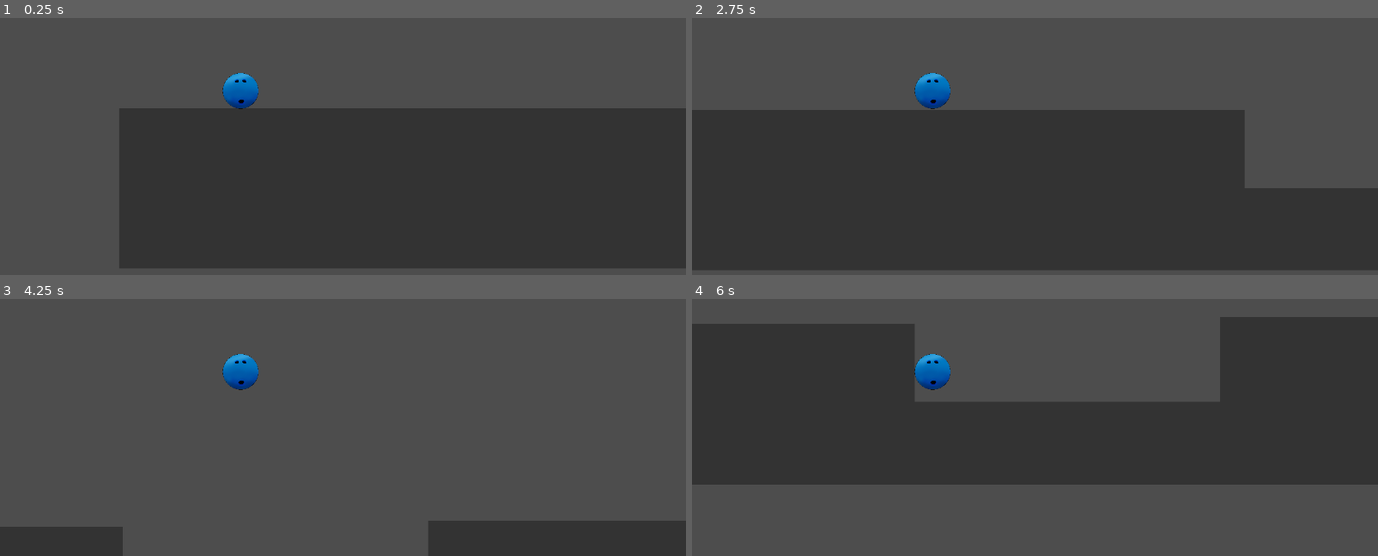
Above: before the commit, frames 1-4 (two rows, left to right).
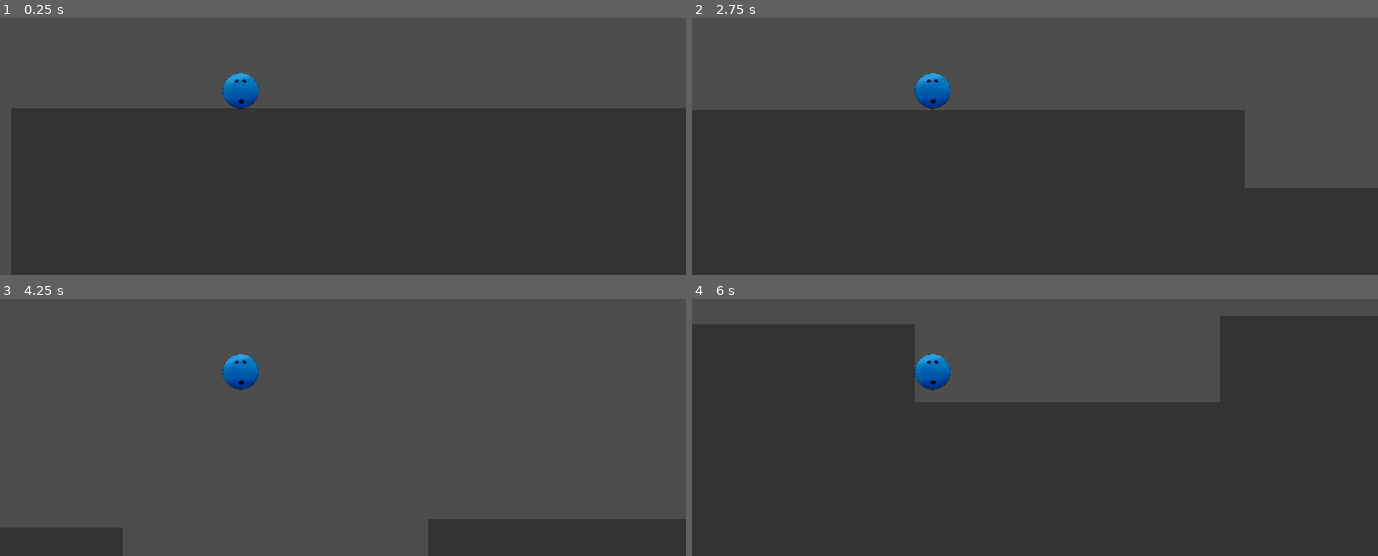
Above: after the commit, the same moments.

Repository: untitledfish/BowlingGame
Game: Godot game, scene res://Level_2.tscn
The game is run twice, just before and just after one commit, with the same random seed, the same clock (stepped at 60 frames per second) and the same inputs. This scene is started directly instead of the project's main scene.
Inputs:
- Up to frame 1 (0.25 s): no input
- Up to frame 2 (2.75 s): tap Enter at 0.5 s; hold Shift (Run) 0.53-1.28 s; hold Right (ui_right) 0.53-2.03 s; tap Space at 0.77, 1.52 s; tap Ctrl at 1.35 s; hold Left (ui_left) from 2.03 s (still down); hold Shift (Run) from 2.03 s (still down)
- Up to frame 3 (4.25 s): release Left (ui_left) at 2.78 s; release Shift (Run) at 2.78 s; hold Right (ui_right) from 2.78 s (still down); tap Ctrl at 2.85 s; tap Space at 3.02, 3.77 s; hold Shift (Run) from 3.53 s (still down)
- Up to frame 4 (6 s): release Right (ui_right) at 4.28 s; release Shift (Run) at 4.28 s; hold Left (ui_left) 4.28-5.03 s; tap Ctrl at 4.35, 5.85 s; tap Space at 4.52 s; hold Right (ui_right) 5.03-5.78 s; hold Shift (Run) 5.03-5.78 s; hold Left (ui_left) from 5.78 s (still down)

The runs differ from the first frame. In frame 1, 12% of the frame differs, in the area x 1-100%, y 35-100%; in frame 2, 1.7%; in frame 3, 0.3%; in frame 4, 28%, in the area x 0-100%, y 6-100%.

Commit message:
made levels 1-3

Diff:
--- a/Level_2.tscn
+++ b/Level_2.tscn
@@ -1,64 +1,73 @@
-[gd_scene load_steps=22 format=3 uid="uid://c5fufj8vqnoau"]
+[gd_scene load_steps=25 format=3 uid="uid://c5fufj8vqnoau"]
 
 [ext_resource type="Texture2D" uid="uid://dip7a6mbwjyc" path="res://Sprites/Maps/Screenshot 2025-04-14 191207.png" id="1_h76c5"]
-[ext_resource type="PackedScene" uid="uid://cdanb0gsgn06m" path="res://Scenes/Characters/MainCharacter.tscn" id="2_872pc"]
+[ext_resource type="PackedScene" uid="uid://c4dkyqmf0fbgb" path="res://Scenes/Characters/MainCharacter.tscn" id="2_872pc"]
 
 [sub_resource type="RectangleShape2D" id="RectangleShape2D_xurv4"]
 size = Vector2(1156, 114.5)
 
 [sub_resource type="RectangleShape2D" id="RectangleShape2D_dah5a"]
-size = Vector2(6585, 93)
+size = Vector2(6587.5, 355)
 
 [sub_resource type="RectangleShape2D" id="RectangleShape2D_87rbs"]
-size = Vector2(1000.38, 149.75)
+size = Vector2(1000.38, 157.875)
 
 [sub_resource type="RectangleShape2D" id="RectangleShape2D_06ec3"]
-size = Vector2(808, 148.5)
+size = Vector2(821, 151.25)
 
 [sub_resource type="RectangleShape2D" id="RectangleShape2D_jyvka"]
 size = Vector2(848.25, 169.75)
 
 [sub_resource type="RectangleShape2D" id="RectangleShape2D_mcirt"]
-size = Vector2(293, 532.5)
+size = Vector2(304, 525.5)
 
 [sub_resource type="RectangleShape2D" id="RectangleShape2D_ubbka"]
 size = Vector2(264, 742.75)
 
 [sub_resource type="RectangleShape2D" id="RectangleShape2D_kj3va"]
-size = Vector2(712.75, 130)
+size = Vector2(712.75, 133)
 
 [sub_resource type="RectangleShape2D" id="RectangleShape2D_ameri"]
-size = Vector2(681.5, 186)
+size = Vector2(718, 187)
 
 [sub_resource type="RectangleShape2D" id="RectangleShape2D_i4hqb"]
-size = Vector2(1721, 152)
+size = Vector2(1721, 243)
 
 [sub_resource type="RectangleShape2D" id="RectangleShape2D_fpk4q"]
-size = Vector2(5006, 980.5)
+size = Vector2(5000, 748)
 
 [sub_resource type="RectangleShape2D" id="RectangleShape2D_g1smg"]
-size = Vector2(840.25, 141)
+size = Vector2(840.25, 233)
 
 [sub_resource type="RectangleShape2D" id="RectangleShape2D_7agol"]
-size = Vector2(1815.25, 234.75)
+size = Vector2(1798.63, 244.375)
 
 [sub_resource type="RectangleShape2D" id="RectangleShape2D_bnnp4"]
-size = Vector2(5523, 419)
+size = Vector2(5517, 615.5)
 
 [sub_resource type="RectangleShape2D" id="RectangleShape2D_a1511"]
-size = Vector2(1697, 728.5)
+size = Vector2(1693, 731)
 
 [sub_resource type="RectangleShape2D" id="RectangleShape2D_bq33c"]
-size = Vector2(560.5, 232)
+size = Vector2(560.5, 231)
 
 [sub_resource type="RectangleShape2D" id="RectangleShape2D_s8vvl"]
-size = Vector2(717, 776)
+size = Vector2(775.5, 491)
 
 [sub_resource type="RectangleShape2D" id="RectangleShape2D_n5waq"]
 size = Vector2(3406, 292.5)
 
 [sub_resource type="RectangleShape2D" id="RectangleShape2D_pmih2"]
-size = Vector2(978, 846.75)
+size = Vector2(1257, 552)
+
+[sub_resource type="RectangleShape2D" id="RectangleShape2D_g6qhm"]
+size = Vector2(1382, 238)
+
+[sub_resource type="RectangleShape2D" id="RectangleShape2D_l1y61"]
+size = Vector2(188, 3549.25)
+
+[sub_resource type="RectangleShape2D" id="RectangleShape2D_scuhr"]
+size = Vector2(164, 3721)
 
 [node name="Level 2" type="Node2D"]
 
@@ -69,19 +78,19 @@
 shape = SubResource("RectangleShape2D_xurv4")
 
 [node name="Sprite2D" type="Sprite2D" parent="StaticBody2D"]
-position = Vector2(572, 448)
-scale = Vector2(9.4918, 0.555439)
+position = Vector2(572, 448.188)
+scale = Vector2(9.4918, 0.55387)
 texture = ExtResource("1_h76c5")
 
 [node name="StaticBody2D2" type="StaticBody2D" parent="."]
 
 [node name="CollisionShape2D" type="CollisionShape2D" parent="StaticBody2D2"]
-position = Vector2(3290.5, 562.5)
+position = Vector2(3288.25, 689.5)
 shape = SubResource("RectangleShape2D_dah5a")
 
 [node name="Sprite2D" type="Sprite2D" parent="StaticBody2D2"]
-position = Vector2(3288.5, 581.875)
-scale = Vector2(54.0246, 0.578452)
+position = Vector2(3288, 691.5)
+scale = Vector2(54.0164, 1.49372)
 texture = ExtResource("1_h76c5")
 
 [node name="MainCharacter" parent="." instance=ExtResource("2_872pc")]
@@ -90,23 +99,23 @@
 [node name="StaticBody2D3" type="StaticBody2D" parent="."]
 
 [node name="CollisionShape2D" type="CollisionShape2D" parent="StaticBody2D3"]
-position = Vector2(2167.81, 450)
+position = Vector2(2167.81, 445.938)
 shape = SubResource("RectangleShape2D_87rbs")
 
 [node name="Sprite2D" type="Sprite2D" parent="StaticBody2D3"]
-position = Vector2(2168, 449)
-scale = Vector2(8.26229, 0.654812)
+position = Vector2(2168, 447.625)
+scale = Vector2(8.26229, 0.666318)
 texture = ExtResource("1_h76c5")
 
 [node name="StaticBody2D4" type="StaticBody2D" parent="."]
 
 [node name="CollisionShape2D" type="CollisionShape2D" parent="StaticBody2D4"]
-position = Vector2(3563, 447)
+position = Vector2(3569.5, 445.625)
 shape = SubResource("RectangleShape2D_06ec3")
 
 [node name="Sprite2D" type="Sprite2D" parent="StaticBody2D4"]
-position = Vector2(3569, 444)
-scale = Vector2(6.75, 0.649582)
+position = Vector2(3569, 445.813)
+scale = Vector2(6.75, 0.634414)
 texture = ExtResource("1_h76c5")
 
 [node name="StaticBody2D5" type="StaticBody2D" parent="."]
@@ -117,20 +126,20 @@
 shape = SubResource("RectangleShape2D_jyvka")
 
 [node name="Sprite2D" type="Sprite2D" parent="StaticBody2D5"]
-position = Vector2(4442, 491)
-scale = Vector2(6.97541, 0.915272)
+position = Vector2(4442, 496.688)
+scale = Vector2(6.97541, 0.867678)
 texture = ExtResource("1_h76c5")
 
 [node name="StaticBody2D6" type="StaticBody2D" parent="."]
 position = Vector2(3360, -475)
 
 [node name="CollisionShape2D" type="CollisionShape2D" parent="StaticBody2D6"]
-position = Vector2(2110.5, 850.25)
+position = Vector2(2108, 853.75)
 shape = SubResource("RectangleShape2D_mcirt")
 
 [node name="Sprite2D" type="Sprite2D" parent="StaticBody2D6"]
-position = Vector2(2108.56, 848.469)
-scale = Vector2(2.51742, 2.23823)
+position = Vector2(2108.56, 852.969)
+scale = Vector2(2.51742, 2.20058)
 texture = ExtResource("1_h76c5")
 
 [node name="StaticBody2D7" type="StaticBody2D" parent="."]
@@ -148,98 +157,98 @@
 position = Vector2(5919, 156)
 
 [node name="CollisionShape2D" type="CollisionShape2D" parent="StaticBody2D8"]
-position = Vector2(299.625, -199)
+position = Vector2(299.625, -200.5)
 shape = SubResource("RectangleShape2D_kj3va")
 
 [node name="Sprite2D" type="Sprite2D" parent="StaticBody2D8"]
-position = Vector2(298, -199)
-scale = Vector2(5.86885, 0.558577)
+position = Vector2(298.5, -200.125)
+scale = Vector2(5.86065, 0.567992)
 texture = ExtResource("1_h76c5")
 
 [node name="StaticBody2D9" type="StaticBody2D" parent="."]
 
 [node name="CollisionShape2D" type="CollisionShape2D" parent="StaticBody2D9"]
-position = Vector2(7208.25, 297)
+position = Vector2(7209, 296.5)
 shape = SubResource("RectangleShape2D_ameri")
 
 [node name="Sprite2D" type="Sprite2D" parent="StaticBody2D9"]
-position = Vector2(7199.5, 300)
-scale = Vector2(5.74591, 0.801255)
+position = Vector2(7207.5, 299.375)
+scale = Vector2(5.87705, 0.806485)
 texture = ExtResource("1_h76c5")
 
 [node name="StaticBody2D10" type="StaticBody2D" parent="."]
 
 [node name="CollisionShape2D" type="CollisionShape2D" parent="StaticBody2D10"]
-position = Vector2(6705.5, 1026)
+position = Vector2(6705.5, 1205.5)
 shape = SubResource("RectangleShape2D_i4hqb")
 
 [node name="Sprite2D" type="Sprite2D" parent="StaticBody2D10"]
-position = Vector2(6703.75, 1025.5)
-scale = Vector2(14.1352, 0.67364)
+position = Vector2(6704.5, 1219)
+scale = Vector2(14.123, 1.12971)
 texture = ExtResource("1_h76c5")
 
 [node name="StaticBody2D11" type="StaticBody2D" parent="."]
 position = Vector2(616, -464)
 
 [node name="CollisionShape2D" type="CollisionShape2D" parent="StaticBody2D11"]
-position = Vector2(4450, 2058.75)
+position = Vector2(4450, 2175)
 shape = SubResource("RectangleShape2D_fpk4q")
 
 [node name="Sprite2D" type="Sprite2D" parent="StaticBody2D11"]
-position = Vector2(4446.5, 2056.5)
-scale = Vector2(41.041, 4.11297)
+position = Vector2(4450, 2175)
+scale = Vector2(40.9836, 3.12134)
 texture = ExtResource("1_h76c5")
 
 [node name="StaticBody2D12" type="StaticBody2D" parent="."]
 position = Vector2(258, -116)
 
 [node name="CollisionShape2D" type="CollisionShape2D" parent="StaticBody2D12"]
-position = Vector2(2194, 1152.5)
+position = Vector2(2194, 1333.5)
 shape = SubResource("RectangleShape2D_g1smg")
 
 [node name="Sprite2D" type="Sprite2D" parent="StaticBody2D12"]
-position = Vector2(2194, 1156)
-scale = Vector2(6.91803, 0.624477)
+position = Vector2(2194, 1340)
+scale = Vector2(6.91803, 1.05439)
 texture = ExtResource("1_h76c5")
 
 [node name="StaticBody2D13" type="StaticBody2D" parent="."]
 
 [node name="CollisionShape2D" type="CollisionShape2D" parent="StaticBody2D13"]
-position = Vector2(896, 1660)
+position = Vector2(904.313, 1655.19)
 shape = SubResource("RectangleShape2D_7agol")
 
 [node name="Sprite2D" type="Sprite2D" parent="StaticBody2D13"]
-position = Vector2(907.5, 1654.5)
-scale = Vector2(14.8934, 1.05858)
+position = Vector2(907.5, 1657)
+scale = Vector2(14.8934, 1.03766)
 texture = ExtResource("1_h76c5")
 
 [node name="StaticBody2D14" type="StaticBody2D" parent="."]
 position = Vector2(936, 2264)
 
 [node name="CollisionShape2D" type="CollisionShape2D" parent="StaticBody2D14"]
-position = Vector2(3875.5, 9)
+position = Vector2(3872.5, 107.25)
 shape = SubResource("RectangleShape2D_bnnp4")
 
 [node name="Sprite2D" type="Sprite2D" parent="StaticBody2D14"]
-position = Vector2(3873, 3.25)
-scale = Vector2(45.2951, 1.82636)
+position = Vector2(3870.5, 110)
+scale = Vector2(45.2541, 2.60251)
 texture = ExtResource("1_h76c5")
 
 [node name="StaticBody2D15" type="StaticBody2D" parent="."]
 
 [node name="CollisionShape2D" type="CollisionShape2D" parent="StaticBody2D15"]
-position = Vector2(837, 3209.75)
+position = Vector2(853.5, 3208.5)
 shape = SubResource("RectangleShape2D_a1511")
 
 [node name="Sprite2D" type="Sprite2D" parent="StaticBody2D15"]
-position = Vector2(835, 3208.56)
-scale = Vector2(14.2418, 3.18358)
+position = Vector2(850, 3215.5)
+scale = Vector2(13.9344, 3.12552)
 texture = ExtResource("1_h76c5")
 
 [node name="StaticBody2D16" type="StaticBody2D" parent="."]
 
 [node name="CollisionShape2D" type="CollisionShape2D" parent="StaticBody2D16"]
-position = Vector2(1990.75, 3473)
+position = Vector2(1990.75, 3472.5)
 shape = SubResource("RectangleShape2D_bq33c")
 
 [node name="Sprite2D" type="Sprite2D" parent="StaticBody2D16"]
@@ -251,12 +260,12 @@
 position = Vector2(3129, 3422)
 
 [node name="CollisionShape2D" type="CollisionShape2D" parent="StaticBody2D17"]
-position = Vector2(-502, -219)
+position = Vector2(-531.25, -79.5)
 shape = SubResource("RectangleShape2D_s8vvl")
 
 [node name="Sprite2D" type="Sprite2D" parent="StaticBody2D17"]
-position = Vector2(-508, -224.25)
-scale = Vector2(6, 3.19456)
+position = Vector2(-531, -81.5002)
+scale = Vector2(6.37705, 2.07113)
 texture = ExtResource("1_h76c5")
 
 [node name="StaticBody2D18" type="StaticBody2D" parent="."]
@@ -273,10 +282,44 @@
 [node name="StaticBody2D19" type="StaticBody2D" parent="."]
 
 [node name="CollisionShape2D" type="CollisionShape2D" parent="StaticBody2D19"]
-position = Vector2(6811, 3168.63)
+position = Vector2(6956.5, 3316)
 shape = SubResource("RectangleShape2D_pmih2")
 
 [node name="Sprite2D" type="Sprite2D" parent="StaticBody2D19"]
-position = Vector2(6816.25, 3177.38)
-scale = Vector2(8.04509, 3.56799)
-texture = ExtResource("1_h76c5")
+position = Vector2(7030, 3317)
+scale = Vector2(11.5574, 2.31799)
+texture = ExtResource("1_h76c5")
+
+[node name="StaticBody2D20" type="StaticBody2D" parent="."]
+
+[node name="CollisionShape2D" type="CollisionShape2D" parent="StaticBody2D20"]
+position = Vector2(6240, -832)
+shape = SubResource("RectangleShape2D_g6qhm")
+
+[node name="Sprite2D" type="Sprite2D" parent="StaticBody2D20"]
+position = Vector2(6243, -833.75)
+scale = Vector2(11.3934, 1.00209)
+texture = ExtResource("1_h76c5")
+
+[node name="StaticBody2D21" type="StaticBody2D" parent="."]
+
+[node name="CollisionShape2D" type="CollisionShape2D" parent="StaticBody2D21"]
+position = Vector2(-94, 1819)
+shape = SubResource("RectangleShape2D_l1y61")
+
+[node name="Sprite2D" type="Sprite2D" parent="StaticBody2D21"]
+position = Vector2(-94, 1988.75)
+scale = Vector2(1.54098, 13.4456)
+texture = ExtResource("1_h76c5")
+
+[node name="StaticBody2D22" type="StaticBody2D" parent="."]
+position = Vector2(2751, -157)
+
+[node name="CollisionShape2D" type="CollisionShape2D" parent="StaticBody2D22"]
+position = Vector2(4898, 1888.5)
+shape = SubResource("RectangleShape2D_scuhr")
+
+[node name="Sprite2D" type="Sprite2D" parent="StaticBody2D22"]
+position = Vector2(4901, 1433.75)
+scale = Vector2(1.45902, 11.7845)
+texture = ExtResource("1_h76c5")
--- /dev/null
+++ b/Scenes/Characters/MainCharacter.tscn
@@ -0,0 +1,29 @@
+[gd_scene load_steps=4 format=3 uid="uid://c4dkyqmf0fbgb"]
+
+[ext_resource type="Script" path="res://Scripts/Characters/MainCharacter.gd" id="1_qurkh"]
+[ext_resource type="Texture2D" uid="uid://bgf2n0ol2e4j5" path="res://Sprites/Characters/MainCharacter/PlayerBase.png" id="2_tyxfi"]
+
+[sub_resource type="CircleShape2D" id="CircleShape2D_4d8f1"]
+radius = 31.0483
+
+[node name="MainCharacter" type="Node2D"]
+
+[node name="CharacterBody2D" type="CharacterBody2D" parent="."]
+position = Vector2(577, 345)
+script = ExtResource("1_qurkh")
+
+[node name="CollisionShape2D" type="CollisionShape2D" parent="CharacterBody2D"]
+shape = SubResource("CircleShape2D_4d8f1")
+
+[node name="BallSprite" type="Sprite2D" parent="CharacterBody2D"]
+position = Vector2(7.62939e-06, 1.14441e-05)
+scale = Vector2(0.0492378, 0.0492378)
+texture = ExtResource("2_tyxfi")
+
+[node name="DashCD" type="Timer" parent="CharacterBody2D"]
+one_shot = true
+
+[node name="Camera2D" type="Camera2D" parent="CharacterBody2D"]
+position = Vector2(172, -15)
+
+[connection signal="timeout" from="CharacterBody2D/DashCD" to="CharacterBody2D" method="_on_dash_cd_timeout"]
--- /dev/null
+++ b/level_3.tscn
@@ -0,0 +1,290 @@
+[gd_scene load_steps=23 format=3 uid="uid://c3rhn5dmpvhpe"]
+
+[ext_resource type="PackedScene" uid="uid://cdanb0gsgn06m" path="res://Scenes/Characters/Player/MainCharacter.tscn" id="1_yv8ca"]
+[ext_resource type="Texture2D" uid="uid://dip7a6mbwjyc" path="res://Sprites/Maps/Screenshot 2025-04-14 191207.png" id="2_l1cs4"]
+
+[sub_resource type="RectangleShape2D" id="RectangleShape2D_v4jyy"]
+size = Vector2(1107, 313)
+
+[sub_resource type="RectangleShape2D" id="RectangleShape2D_5jvfi"]
+size = Vector2(1261, 140)
+
+[sub_resource type="RectangleShape2D" id="RectangleShape2D_7idmc"]
+size = Vector2(325.5, 293.5)
+
+[sub_resource type="RectangleShape2D" id="RectangleShape2D_h1n0e"]
+size = Vector2(1511.5, 467.5)
+
+[sub_resource type="RectangleShape2D" id="RectangleShape2D_d4hjq"]
+size = Vector2(2101, 704.75)
+
+[sub_resource type="RectangleShape2D" id="RectangleShape2D_mc74r"]
+size = Vector2(2401, 147)
+
+[sub_resource type="RectangleShape2D" id="RectangleShape2D_kf746"]
+size = Vector2(135, 401)
+
+[sub_resource type="RectangleShape2D" id="RectangleShape2D_albn1"]
+size = Vector2(1762, 124)
+
+[sub_resource type="RectangleShape2D" id="RectangleShape2D_ulxd3"]
+size = Vector2(301.5, 230.5)
+
+[sub_resource type="RectangleShape2D" id="RectangleShape2D_pj5iy"]
+size = Vector2(1742.5, 127)
+
+[sub_resource type="RectangleShape2D" id="RectangleShape2D_djmw7"]
+size = Vector2(4350, 203.25)
+
+[sub_resource type="RectangleShape2D" id="RectangleShape2D_rieo1"]
+size = Vector2(3174, 232)
+
+[sub_resource type="RectangleShape2D" id="RectangleShape2D_13ud6"]
+size = Vector2(2093.75, 243.75)
+
+[sub_resource type="RectangleShape2D" id="RectangleShape2D_b6mr1"]
+size = Vector2(4123, 149.75)
+
+[sub_resource type="RectangleShape2D" id="RectangleShape2D_wmf3r"]
+size = Vector2(566, 201.25)
+
+[sub_resource type="RectangleShape2D" id="RectangleShape2D_1opub"]
+size = Vector2(2643, 283)
+
+[sub_resource type="RectangleShape2D" id="RectangleShape2D_6gkvt"]
+size = Vector2(1725, 160)
+
+[sub_resource type="RectangleShape2D" id="RectangleShape2D_tnmui"]
+size = Vector2(6373, 134)
+
+[sub_resource type="RectangleShape2D" id="RectangleShape2D_dxixh"]
+size = Vector2(235.25, 2553.25)
+
+[sub_resource type="RectangleShape2D" id="RectangleShape2D_7xd0o"]
+size = Vector2(203, 2548)
+
+[node name="Level_3" type="Node2D"]
+
+[node name="MainCharacter" parent="." instance=ExtResource("1_yv8ca")]
+position = Vector2(-388, 181)
+
+[node name="StaticBody2D" type="StaticBody2D" parent="."]
+
+[node name="CollisionShape2D" type="CollisionShape2D" parent="StaticBody2D"]
+position = Vector2(342.5, 718.5)
+shape = SubResource("RectangleShape2D_v4jyy")
+
+[node name="Sprite2D" type="Sprite2D" parent="StaticBody2D"]
+position = Vector2(240, 720.5)
+scale = Vector2(10.7541, 1.32636)
+texture = ExtResource("2_l1cs4")
+
+[node name="StaticBody2D2" type="StaticBody2D" parent="."]
+
+[node name="CollisionShape2D" type="CollisionShape2D" parent="StaticBody2D2"]
+position = Vector2(1524, 806)
+shape = SubResource("RectangleShape2D_5jvfi")
+
+[node name="Sprite2D" type="Sprite2D" parent="StaticBody2D2"]
+position = Vector2(1525.25, 807.5)
+scale = Vector2(10.3566, 0.606694)
+texture = ExtResource("2_l1cs4")
+
+[node name="StaticBody2D3" type="StaticBody2D" parent="."]
+
+[node name="CollisionShape2D" type="CollisionShape2D" parent="StaticBody2D3"]
+position = Vector2(2317.25, 728.75)
+shape = SubResource("RectangleShape2D_7idmc")
+
+[node name="Sprite2D" type="Sprite2D" parent="StaticBody2D3"]
+position = Vector2(2320, 731)
+scale = Vector2(2.73771, 1.24686)
+texture = ExtResource("2_l1cs4")
+
+[node name="StaticBody2D4" type="StaticBody2D" parent="."]
+
+[node name="CollisionShape2D" type="CollisionShape2D" parent="StaticBody2D4"]
+position = Vector2(3236.25, 643.75)
+shape = SubResource("RectangleShape2D_h1n0e")
+
+[node name="Sprite2D" type="Sprite2D" parent="StaticBody2D4"]
+position = Vector2(3234.5, 645)
+scale = Vector2(12.3525, 1.96653)
+texture = ExtResource("2_l1cs4")
+
+[node name="StaticBody2D5" type="StaticBody2D" parent="."]
+
+[node name="CollisionShape2D" type="CollisionShape2D" parent="StaticBody2D5"]
+position = Vector2(5041.5, 519.375)
+shape = SubResource("RectangleShape2D_d4hjq")
+
+[node name="Sprite2D" type="Sprite2D" parent="StaticBody2D5"]
+position = Vector2(5040.5, 522)
+scale = Vector2(17.2541, 2.99582)
+texture = ExtResource("2_l1cs4")
+
+[node name="StaticBody2D6" type="StaticBody2D" parent="."]
+
+[node name="CollisionShape2D" type="CollisionShape2D" parent="StaticBody2D6"]
+position = Vector2(983.5, 284)
+shape = SubResource("RectangleShape2D_mc74r")
+
+[node name="Sprite2D" type="Sprite2D" parent="StaticBody2D6"]
+position = Vector2(986, 283.75)
+scale = Vector2(19.6721, 0.650628)
+texture = ExtResource("2_l1cs4")
+
+[node name="StaticBody2D7" type="StaticBody2D" parent="."]
+
+[node name="CollisionShape2D" type="CollisionShape2D" parent="StaticBody2D7"]
+position = Vector2(2117.5, 160.5)
+shape = SubResource("RectangleShape2D_kf746")
+
+[node name="Sprite2D" type="Sprite2D" parent="StaticBody2D7"]
+position = Vector2(2118.5, 159.75)
+scale = Vector2(1.10656, 1.68828)
+texture = ExtResource("2_l1cs4")
+
+[node name="StaticBody2D8" type="StaticBody2D" parent="."]
+
+[node name="CollisionShape2D" type="CollisionShape2D" parent="StaticBody2D8"]
+position = Vector2(2930, 21)
+shape = SubResource("RectangleShape2D_albn1")
+
+[node name="Sprite2D" type="Sprite2D" parent="StaticBody2D8"]
+position = Vector2(2931, 19)
+scale = Vector2(14.4344, 0.523013)
+texture = ExtResource("2_l1cs4")
+
+[node name="StaticBody2D9" type="StaticBody2D" parent="."]
+
+[node name="CollisionShape2D" type="CollisionShape2D" parent="StaticBody2D9"]
+position = Vector2(-65.75, 95.25)
+shape = SubResource("RectangleShape2D_ulxd3")
+
+[node name="Sprite2D" type="Sprite2D" parent="StaticBody2D9"]
+position = Vector2(-65, 93.25)
+scale = Vector2(2.47541, 0.956067)
+texture = ExtResource("2_l1cs4")
+
+[node name="StaticBody2D10" type="StaticBody2D" parent="."]
+
+[node name="CollisionShape2D" type="CollisionShape2D" parent="StaticBody2D10"]
+position = Vector2(1045.75, -200)
+shape = SubResource("RectangleShape2D_pj5iy")
+
+[node name="Sprite2D" type="Sprite2D" parent="StaticBody2D10"]
+position = Vector2(1047, -198.25)
+scale = Vector2(14.2623, 0.550209)
+texture = ExtResource("2_l1cs4")
+
+[node name="StaticBody2D11" type="StaticBody2D" parent="."]
+
+[node name="CollisionShape2D" type="CollisionShape2D" parent="StaticBody2D11"]
+position = Vector2(3928, -370.375)
+shape = SubResource("RectangleShape2D_djmw7")
+
+[node name="Sprite2D" type="Sprite2D" parent="StaticBody2D11"]
+position = Vector2(3928, -368)
+scale = Vector2(35.6721, 0.878661)
+texture = ExtResource("2_l1cs4")
+
+[node name="StaticBody2D12" type="StaticBody2D" parent="."]
+
+[node name="CollisionShape2D" type="CollisionShape2D" parent="StaticBody2D12"]
+position = Vector2(4517, -588)
+shape = SubResource("RectangleShape2D_rieo1")
+
+[node name="Sprite2D" type="Sprite2D" parent="StaticBody2D12"]
+position = Vector2(4517.5, -587)
+scale = Vector2(26.0082, 0.979079)
+texture = ExtResource("2_l1cs4")
+
+[node name="StaticBody2D13" type="StaticBody2D" parent="."]
+
+[node name="CollisionShape2D" type="CollisionShape2D" parent="StaticBody2D13"]
+position = Vector2(5052.13, -825.125)
+shape = SubResource("RectangleShape2D_13ud6")
+
+[node name="Sprite2D" type="Sprite2D" parent="StaticBody2D13"]
+position = Vector2(5053.5, -820.25)
+scale = Vector2(17.2213, 1.06904)
+texture = ExtResource("2_l1cs4")
+
+[node name="StaticBody2D14" type="StaticBody2D" parent="."]
+
+[node name="CollisionShape2D" type="CollisionShape2D" parent="StaticBody2D14"]
+position = Vector2(1803.5, -1045.88)
+shape = SubResource("RectangleShape2D_b6mr1")
+
+[node name="Sprite2D" type="Sprite2D" parent="StaticBody2D14"]
+position = Vector2(1803.5, -1044.75)
+scale = Vector2(33.7951, 0.629707)
+texture = ExtResource("2_l1cs4")
+
+[node name="StaticBody2D15" type="StaticBody2D" parent="."]
+
+[node name="CollisionShape2D" type="CollisionShape2D" parent="StaticBody2D15"]
+position = Vector2(25, -1221.38)
+shape = SubResource("RectangleShape2D_wmf3r")
+
+[node name="Sprite2D" type="Sprite2D" parent="StaticBody2D15"]
+position = Vector2(27.5, -1217)
+scale = Vector2(4.68033, 0.895398)
+texture = ExtResource("2_l1cs4")
+
+[node name="StaticBody2D16" type="StaticBody2D" parent="."]
+
+[node name="CollisionShape2D" type="CollisionShape2D" parent="StaticBody2D16"]
+position = Vector2(1061, -827)
+shape = SubResource("RectangleShape2D_1opub")
+
+[node name="Sprite2D" type="Sprite2D" parent="StaticBody2D16"]
+position = Vector2(1063.5, -834.75)
+scale = Vector2(21.6803, 1.30753)
+texture = ExtResource("2_l1cs4")
+
+[node name="StaticBody2D17" type="StaticBody2D" parent="."]
+position = Vector2(-114, -324)
+
+[node name="CollisionShape2D" type="CollisionShape2D" parent="StaticBody2D17"]
+position = Vector2(5344.5, 424)
+shape = SubResource("RectangleShape2D_6gkvt")
+
+[node name="Sprite2D" type="Sprite2D" parent="StaticBody2D17"]
+position = Vector2(5343, 425.25)
+scale = Vector2(14.1639, 0.679916)
+texture = ExtResource("2_l1cs4")
+
+[node name="StaticBody2D18" type="StaticBody2D" parent="."]
+
+[node name="CollisionShape2D" type="CollisionShape2D" parent="StaticBody2D18"]
+position = Vector2(2930.5, -1607)
+shape = SubResource("RectangleShape2D_tnmui")
+
+[node name="Sprite2D" type="Sprite2D" parent="StaticBody2D18"]
+position = Vector2(2930, -1605.25)
+scale = Vector2(52.2459, 0.575314)
+texture = ExtResource("2_l1cs4")
+
+[node name="StaticBody2D19" type="StaticBody2D" parent="."]
+
+[node name="CollisionShape2D" type="CollisionShape2D" parent="StaticBody2D19"]
+position = Vector2(6204, -397.375)
+shape = SubResource("RectangleShape2D_dxixh")
+
+[node name="Sprite2D" type="Sprite2D" parent="StaticBody2D19"]
+position = Vector2(6207, -390.875)
+scale = Vector2(1.95082, 10.7542)
+texture = ExtResource("2_l1cs4")
+
+[node name="StaticBody2D20" type="StaticBody2D" parent="."]
+
+[node name="CollisionShape2D" type="CollisionShape2D" parent="StaticBody2D20"]
+position = Vector2(-314.5, -403)
+shape = SubResource("RectangleShape2D_7xd0o")
+
+[node name="Sprite2D" type="Sprite2D" parent="StaticBody2D20"]
+position = Vector2(-315, -660)
+scale = Vector2(1.67213, 8.5523)
+texture = ExtResource("2_l1cs4")
Not shown: 1 places in level__1.tscn that only renumber resources
